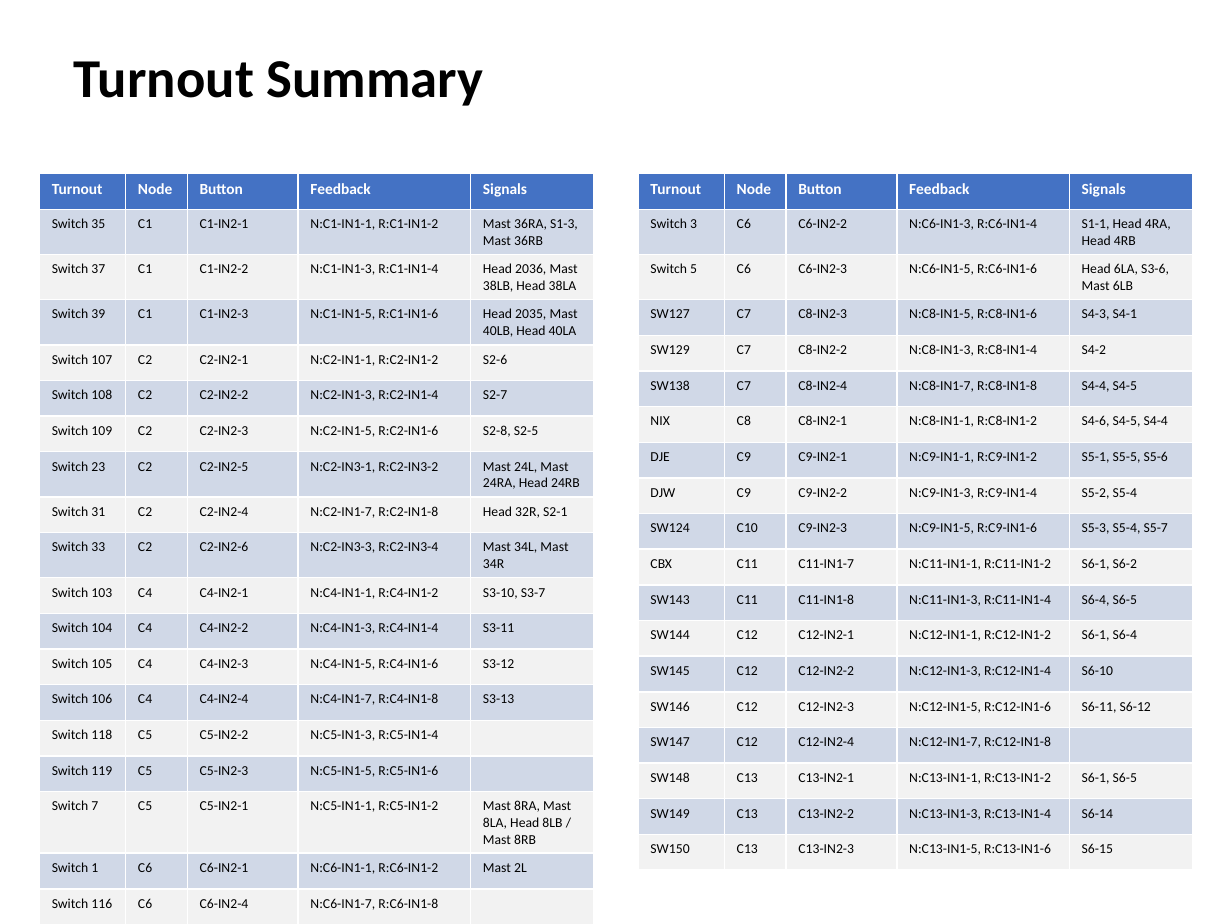
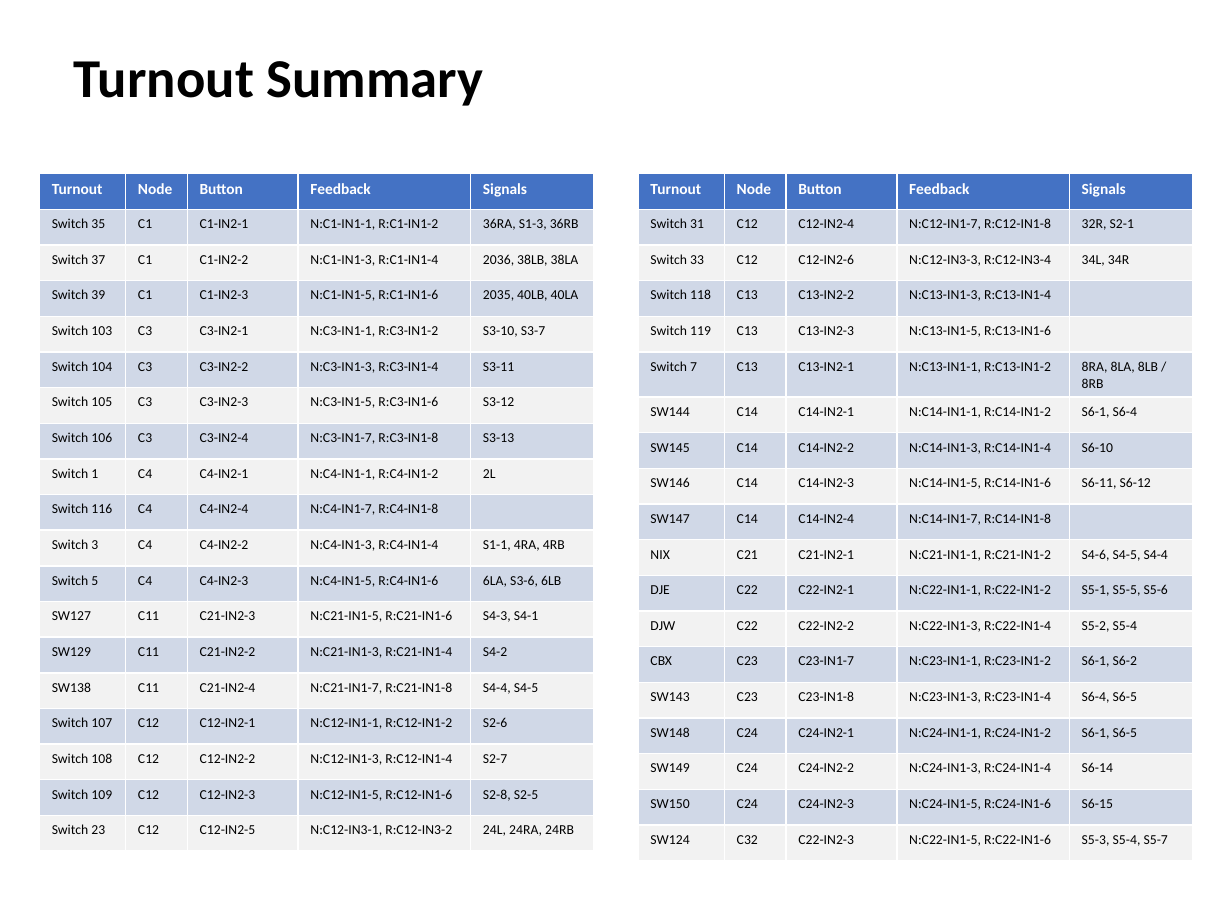
Before and after one commit to lnevo/hart, a slide deck: slide 2 of docs/wiring/Wiring_Schematic.pptx. Drawn at 1232x924 pixels with LibreOffice and Linux fonts; fonts in the diff are those of the drawing. Boxes give left, top, right and bottom in pixels: in the first picture for what was removed or moved away, otherwise in the second. Text is boxed around its words. In the diff, an @@ line names an element or a change of style, - is before the commit and + after.

```diff
--- a/docs/wiring/Wiring_Schematic.pptx
+++ b/docs/wiring/Wiring_Schematic.pptx
@@ table at [39, 174, 594, 851] @@
-row 2, column 5: Mast 36RA, S1-3, Mast 36RB
+row 2, column 5: 36RA, S1-3, 36RB
-row 3, column 5: Head 2036, Mast 38LB, Head 38LA
+row 3, column 5: 2036, 38LB, 38LA
-row 4, column 5: Head 2035, Mast 40LB, Head 40LA
+row 4, column 5: 2035, 40LB, 40LA
-row 5: Switch 107 | C2 | C2-IN2-1 | N:C2-IN1-1, R:C2-IN1-2 | S2-6
+row 5: Switch 103 | C3 | C3-IN2-1 | N:C3-IN1-1, R:C3-IN1-2 | S3-10, S3-7
-row 6: Switch 108 | C2 | C2-IN2-2 | N:C2-IN1-3, R:C2-IN1-4 | S2-7
+row 6: Switch 104 | C3 | C3-IN2-2 | N:C3-IN1-3, R:C3-IN1-4 | S3-11
-row 7: Switch 109 | C2 | C2-IN2-3 | N:C2-IN1-5, R:C2-IN1-6 | S2-8, S2-5
+row 7: Switch 105 | C3 | C3-IN2-3 | N:C3-IN1-5, R:C3-IN1-6 | S3-12
-row 8: Switch 23 | C2 | C2-IN2-5 | N:C2-IN3-1, R:C2-IN3-2 | Mast 24L, Mast 24RA, Head 24RB
+row 8: Switch 106 | C3 | C3-IN2-4 | N:C3-IN1-7, R:C3-IN1-8 | S3-13
-row 9: Switch 31 | C2 | C2-IN2-4 | N:C2-IN1-7, R:C2-IN1-8 | Head 32R, S2-1
+row 9: Switch 1 | C4 | C4-IN2-1 | N:C4-IN1-1, R:C4-IN1-2 | 2L
-row 10: Switch 33 | C2 | C2-IN2-6 | N:C2-IN3-3, R:C2-IN3-4 | Mast 34L, Mast 34R
+row 10: Switch 116 | C4 | C4-IN2-4 | N:C4-IN1-7, R:C4-IN1-8 | 
-row 11: Switch 103 | C4 | C4-IN2-1 | N:C4-IN1-1, R:C4-IN1-2 | S3-10, S3-7
+row 11: Switch 3 | C4 | C4-IN2-2 | N:C4-IN1-3, R:C4-IN1-4 | S1-1, 4RA, 4RB
-row 12: Switch 104 | C4 | C4-IN2-2 | N:C4-IN1-3, R:C4-IN1-4 | S3-11
+row 12: Switch 5 | C4 | C4-IN2-3 | N:C4-IN1-5, R:C4-IN1-6 | 6LA, S3-6, 6LB
-row 13: Switch 105 | C4 | C4-IN2-3 | N:C4-IN1-5, R:C4-IN1-6 | S3-12
+row 13: SW127 | C11 | C21-IN2-3 | N:C21-IN1-5, R:C21-IN1-6 | S4-3, S4-1
-row 14: Switch 106 | C4 | C4-IN2-4 | N:C4-IN1-7, R:C4-IN1-8 | S3-13
+row 14: SW129 | C11 | C21-IN2-2 | N:C21-IN1-3, R:C21-IN1-4 | S4-2
-row 15: Switch 118 | C5 | C5-IN2-2 | N:C5-IN1-3, R:C5-IN1-4 | 
+row 15: SW138 | C11 | C21-IN2-4 | N:C21-IN1-7, R:C21-IN1-8 | S4-4, S4-5
-row 16: Switch 119 | C5 | C5-IN2-3 | N:C5-IN1-5, R:C5-IN1-6 | 
+row 16: Switch 107 | C12 | C12-IN2-1 | N:C12-IN1-1, R:C12-IN1-2 | S2-6
-row 17: Switch 7 | C5 | C5-IN2-1 | N:C5-IN1-1, R:C5-IN1-2 | Mast 8RA, Mast 8LA, Head 8LB / Mast 8RB
+row 17: Switch 108 | C12 | C12-IN2-2 | N:C12-IN1-3, R:C12-IN1-4 | S2-7
-row 18: Switch 1 | C6 | C6-IN2-1 | N:C6-IN1-1, R:C6-IN1-2 | Mast 2L
+row 18: Switch 109 | C12 | C12-IN2-3 | N:C12-IN1-5, R:C12-IN1-6 | S2-8, S2-5
-row 19: Switch 116 | C6 | C6-IN2-4 | N:C6-IN1-7, R:C6-IN1-8 | 
+row 19: Switch 23 | C12 | C12-IN2-5 | N:C12-IN3-1, R:C12-IN3-2 | 24L, 24RA, 24RB
@@ table at [638, 174, 1193, 851] @@
-row 2: Switch 3 | C6 | C6-IN2-2 | N:C6-IN1-3, R:C6-IN1-4 | S1-1, Head 4RA, Head 4RB
+row 2: Switch 31 | C12 | C12-IN2-4 | N:C12-IN1-7, R:C12-IN1-8 | 32R, S2-1
-row 3: Switch 5 | C6 | C6-IN2-3 | N:C6-IN1-5, R:C6-IN1-6 | Head 6LA, S3-6, Mast 6LB
+row 3: Switch 33 | C12 | C12-IN2-6 | N:C12-IN3-3, R:C12-IN3-4 | 34L, 34R
-row 4: SW127 | C7 | C8-IN2-3 | N:C8-IN1-5, R:C8-IN1-6 | S4-3, S4-1
+row 4: Switch 118 | C13 | C13-IN2-2 | N:C13-IN1-3, R:C13-IN1-4 | 
-row 5: SW129 | C7 | C8-IN2-2 | N:C8-IN1-3, R:C8-IN1-4 | S4-2
+row 5: Switch 119 | C13 | C13-IN2-3 | N:C13-IN1-5, R:C13-IN1-6 | 
-row 6: SW138 | C7 | C8-IN2-4 | N:C8-IN1-7, R:C8-IN1-8 | S4-4, S4-5
+row 6: Switch 7 | C13 | C13-IN2-1 | N:C13-IN1-1, R:C13-IN1-2 | 8RA, 8LA, 8LB / 8RB
-row 7: NIX | C8 | C8-IN2-1 | N:C8-IN1-1, R:C8-IN1-2 | S4-6, S4-5, S4-4
+row 7: SW144 | C14 | C14-IN2-1 | N:C14-IN1-1, R:C14-IN1-2 | S6-1, S6-4
-row 8: DJE | C9 | C9-IN2-1 | N:C9-IN1-1, R:C9-IN1-2 | S5-1, S5-5, S5-6
+row 8: SW145 | C14 | C14-IN2-2 | N:C14-IN1-3, R:C14-IN1-4 | S6-10
-row 9: DJW | C9 | C9-IN2-2 | N:C9-IN1-3, R:C9-IN1-4 | S5-2, S5-4
+row 9: SW146 | C14 | C14-IN2-3 | N:C14-IN1-5, R:C14-IN1-6 | S6-11, S6-12
-row 10: SW124 | C10 | C9-IN2-3 | N:C9-IN1-5, R:C9-IN1-6 | S5-3, S5-4, S5-7
+row 10: SW147 | C14 | C14-IN2-4 | N:C14-IN1-7, R:C14-IN1-8 | 
-row 11: CBX | C11 | C11-IN1-7 | N:C11-IN1-1, R:C11-IN1-2 | S6-1, S6-2
+row 11: NIX | C21 | C21-IN2-1 | N:C21-IN1-1, R:C21-IN1-2 | S4-6, S4-5, S4-4
-row 12: SW143 | C11 | C11-IN1-8 | N:C11-IN1-3, R:C11-IN1-4 | S6-4, S6-5
+row 12: DJE | C22 | C22-IN2-1 | N:C22-IN1-1, R:C22-IN1-2 | S5-1, S5-5, S5-6
-row 13: SW144 | C12 | C12-IN2-1 | N:C12-IN1-1, R:C12-IN1-2 | S6-1, S6-4
+row 13: DJW | C22 | C22-IN2-2 | N:C22-IN1-3, R:C22-IN1-4 | S5-2, S5-4
-row 14: SW145 | C12 | C12-IN2-2 | N:C12-IN1-3, R:C12-IN1-4 | S6-10
+row 14: CBX | C23 | C23-IN1-7 | N:C23-IN1-1, R:C23-IN1-2 | S6-1, S6-2
-row 15: SW146 | C12 | C12-IN2-3 | N:C12-IN1-5, R:C12-IN1-6 | S6-11, S6-12
+row 15: SW143 | C23 | C23-IN1-8 | N:C23-IN1-3, R:C23-IN1-4 | S6-4, S6-5
-row 16: SW147 | C12 | C12-IN2-4 | N:C12-IN1-7, R:C12-IN1-8 | 
+row 16: SW148 | C24 | C24-IN2-1 | N:C24-IN1-1, R:C24-IN1-2 | S6-1, S6-5
-row 17: SW148 | C13 | C13-IN2-1 | N:C13-IN1-1, R:C13-IN1-2 | S6-1, S6-5
+row 17: SW149 | C24 | C24-IN2-2 | N:C24-IN1-3, R:C24-IN1-4 | S6-14
-row 18: SW149 | C13 | C13-IN2-2 | N:C13-IN1-3, R:C13-IN1-4 | S6-14
+row 18: SW150 | C24 | C24-IN2-3 | N:C24-IN1-5, R:C24-IN1-6 | S6-15
-row 19: SW150 | C13 | C13-IN2-3 | N:C13-IN1-5, R:C13-IN1-6 | S6-15
+row 19: SW124 | C32 | C22-IN2-3 | N:C22-IN1-5, R:C22-IN1-6 | S5-3, S5-4, S5-7
```
Also in this commit, not shown: 14 other slides changed, 16 other files.
